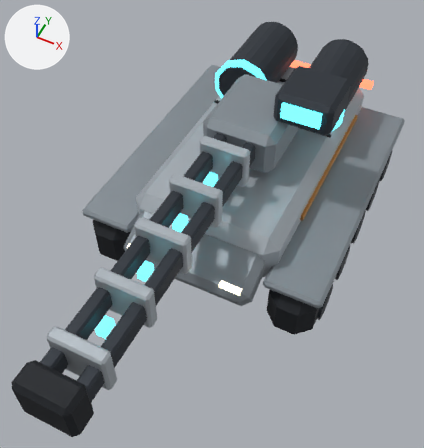
Before and after pictures for a commit that changed the glTF model public/media/model/exo-lancer.glb.
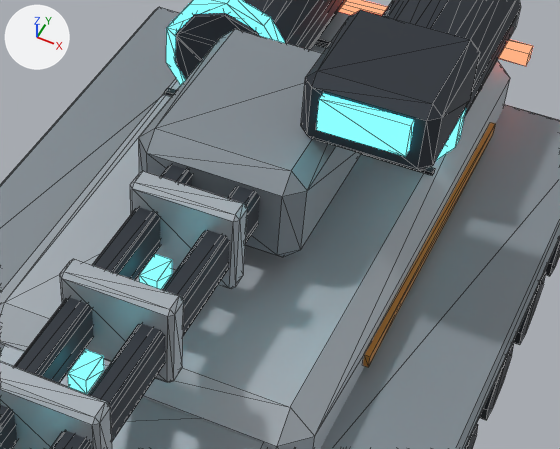
Each version appears first whole from a 50 mm camera at (1.81, -4.75, 5.39) aimed at (0.03, -1.18, 0.93), and next in a close-up on the part from 34% to 91% of the width and 14% to 57% of the height. The lights are fixed; the arrows at upper left show +X, +Y and +Z. The older version's two pictures come first. The close-ups show mesh edges as thin lines. Where no turn or scale is listed for an object, it has been applied to the vertices. Vertices at exactly the same position are counted once.

The older version as bpy lines, for what is in view:
```python
me_body = bpy.data.meshes.new('body')
me_body.from_pydata(...)  # 824 vertices, 1468 faces; spans x -1.35..1.35, y -3.72..1.66, z 0.11..2.03
# faces by material slot: [156, 644, 176, 264, 144, 36, 24, 24]
me_body.materials.append(mat_black)  # black #1c2026
me_body.materials.append(mat_dark)  # dark grey #363c44
me_body.materials.append(mat_hull2)  # grey #8f989f
me_body.materials.append(mat_hull)  # light grey #b4bcc3
me_body.materials.append(mat_cyan)  # black #000000, glowing cyan #5ff3ff
me_body.materials.append(mat_red)  # black #000000, glowing red #ff6a4d
me_body.materials.append(mat_lamp)  # black #000000, glowing beige #fff1d6
me_body.materials.append(mat_accent)  # orange #c98a3a
ob_body = bpy.data.objects.new('body', me_body)
ob_body.location = (0.0, 0.0, 0.0)
```
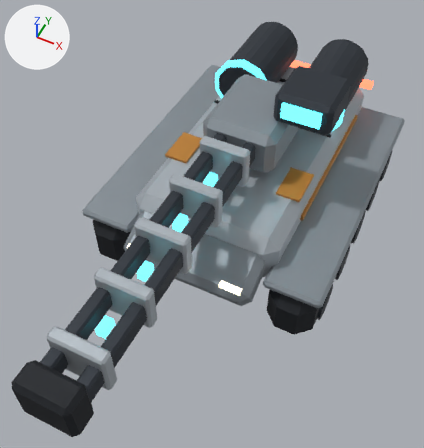
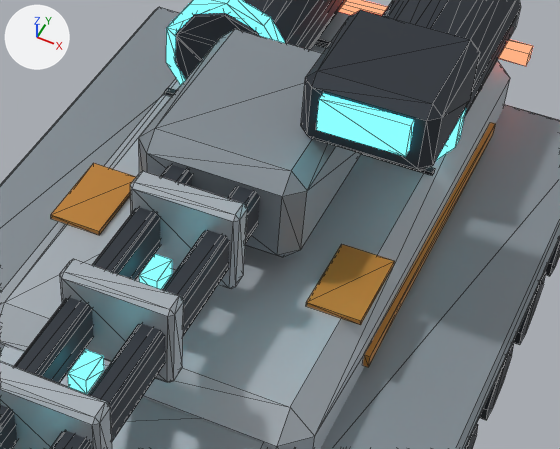
What changed in the scene script:
```text
Change me_body:
    used by ob_body; location = (0.0, 0.0, 0.0)
    remove me_body.from_pydata(...)  # 824 vertices, 1468 faces; spans x -1.35..1.35, y -3.72..1.66, z 0.11..2.03
    add me_body.from_pydata(...)  # 840 vertices, 1492 faces; spans x -1.35..1.35, y -3.72..1.66, z 0.11..2.03
    me_body part 1: a new loose piece, a box spanning x -0.77..-0.514, y -0.71..-0.29, z 1.15..1.174, in mat_accent (orange #c98a3a)
    me_body part 2: a new loose piece, a box spanning x 0.514..0.77, y -0.71..-0.29, z 1.15..1.174, in mat_accent (orange #c98a3a)
```

What differs and where, as boxes (x1, y1, x2, y2) in the close-ups (560 x 449 px):
part 1 of me_body, added (orange)
    after: (51, 163, 136, 235)
part 2 of me_body, added (orange)
    after: (306, 244, 395, 325)
